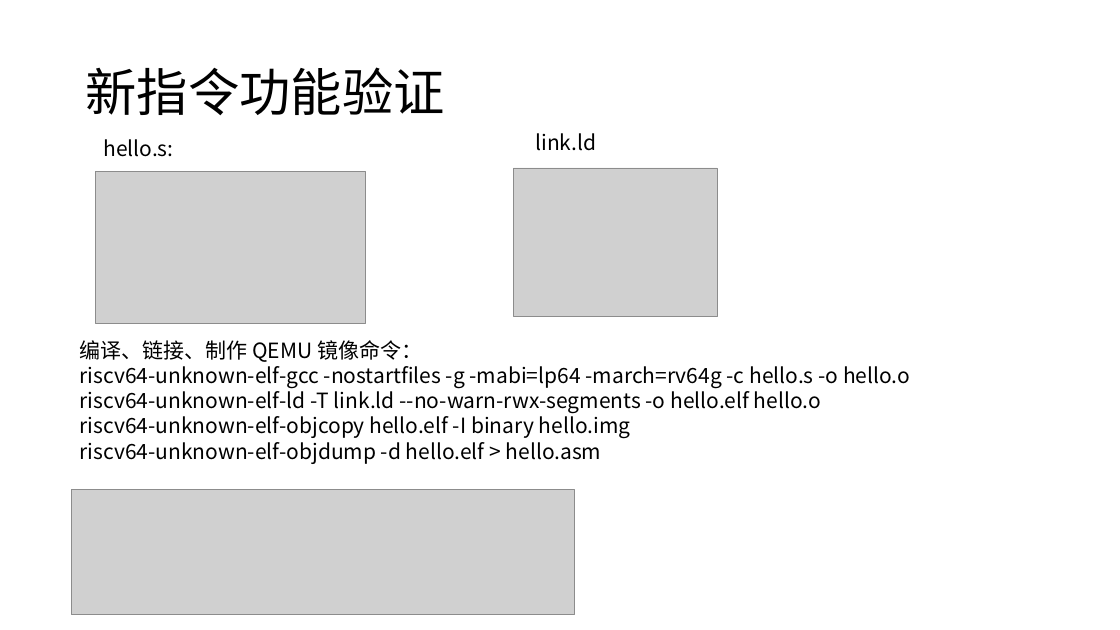
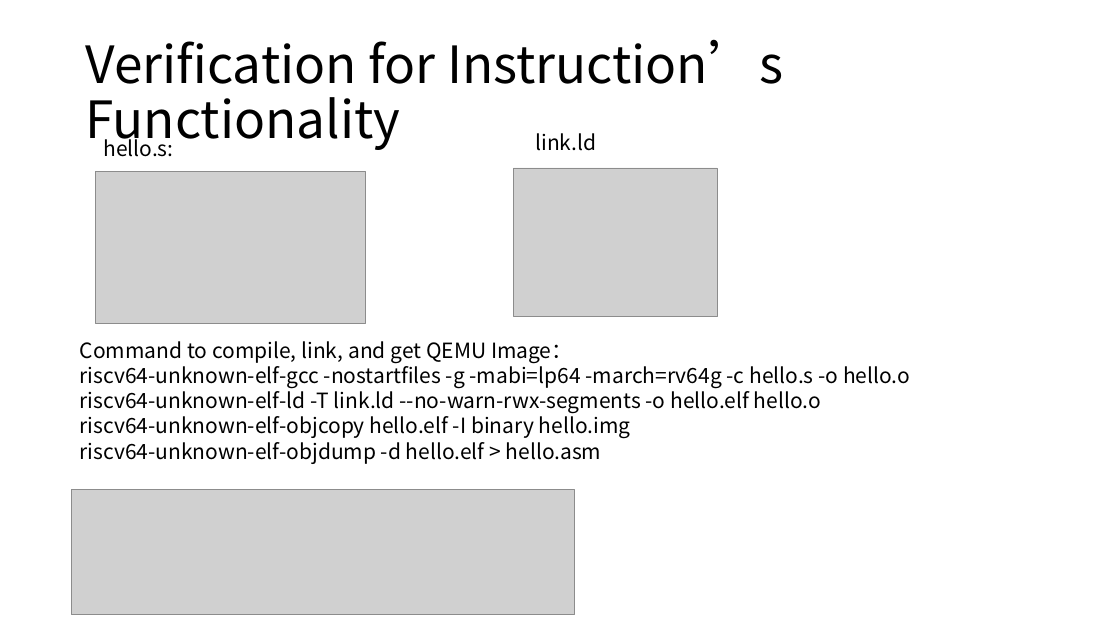
Before and after one commit to dajunHuang/notes, a slide deck: slide 11 of QEMU 支持指令集及扩展方法.pptx (slide 14 before the commit). Drawn at 1120x630 pixels with LibreOffice and Linux fonts; fonts in the diff are those of the drawing; grey boxes stand for pictures. Boxes give left, top, right and bottom in pixels: in the first picture for what was removed or moved away, otherwise in the second. Text is boxed around its words. In the diff, an @@ line names an element or a change of style, - is before the commit and + after.

```diff
--- a/QEMU 支持指令集及扩展方法.pptx
+++ b/QEMU 支持指令集及扩展方法.pptx
@@ title at (85, 39, 783, 151): text changed @@
-新指令功能验证
+Verification for Instruction’s Functionality
@@ text at (80, 341, 573, 363): text changed @@
-编译、链接、制作 QEMU 镜像命令：
+Command to compile, link, and get QEMU Image：
```
Also in this commit, not shown: 8 other slides changed, 3 slides added, 7 slides removed, 10 other files.
